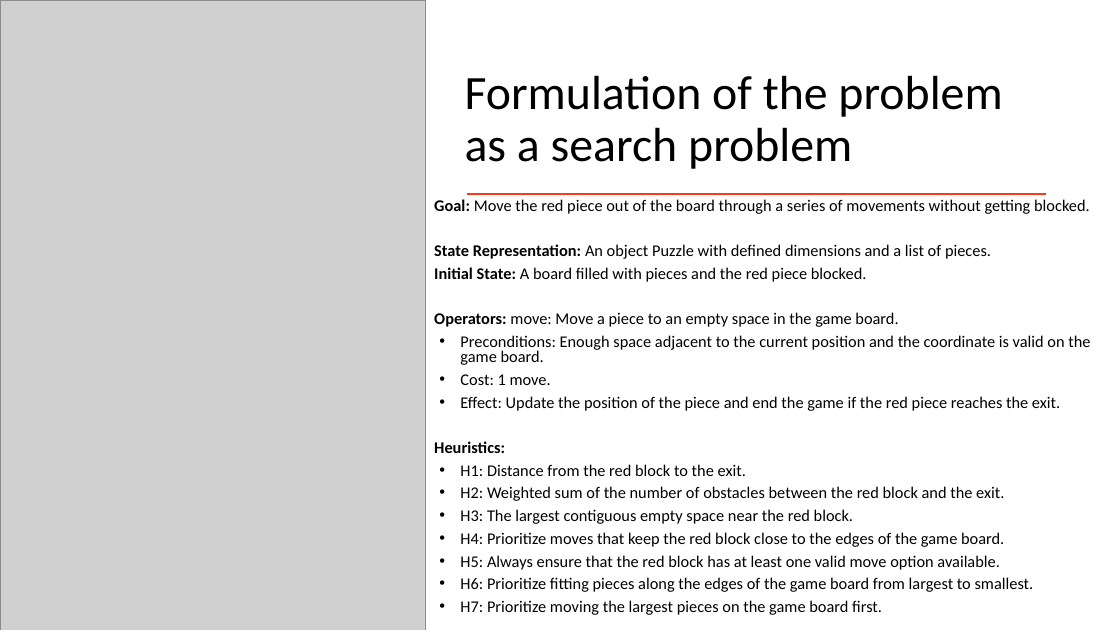
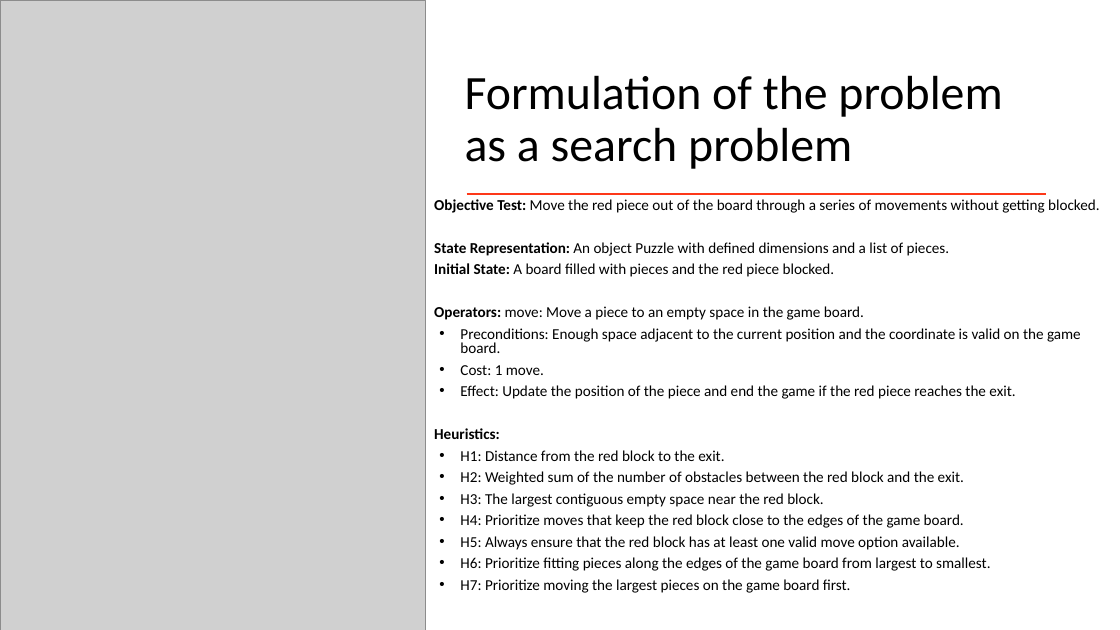
Before and after one commit to afs202005277/PuzzleSolverAI, a slide deck: slide 4 of Block Escape.pptx. Drawn at 1120x630 pixels with LibreOffice and Linux fonts; fonts in the diff are those of the drawing; grey boxes stand for pictures. Boxes give left, top, right and bottom in pixels: in the first picture for what was removed or moved away, otherwise in the second. Text is boxed around its words. In the diff, an @@ line names an element or a change of style, - is before the commit and + after.

```diff
--- a/Block Escape.pptx
+++ b/Block Escape.pptx
@@ text at (434, 199, 1099, 213): text changed; size 14 to 12.9 pt @@
-Goal: Move the red piece out of the board through a series of movements without getting blocked.
+Objective Test: Move the red piece out of the board through a series of movements without getting blocked.
@@ text at (434, 242, 1081, 593): size 14 to 12.9 pt in "State Representation: An object Puzzle with defined ...", "Initial State: A board filled with pieces ...", "Operators: move: Move a piece to an ...", "Preconditions: Enough space adjacent to the current ..." and 10 more places @@
```
Also in this commit, not shown: 2 other slides changed, 1 slide added, 1 slide removed, 4 other files.
